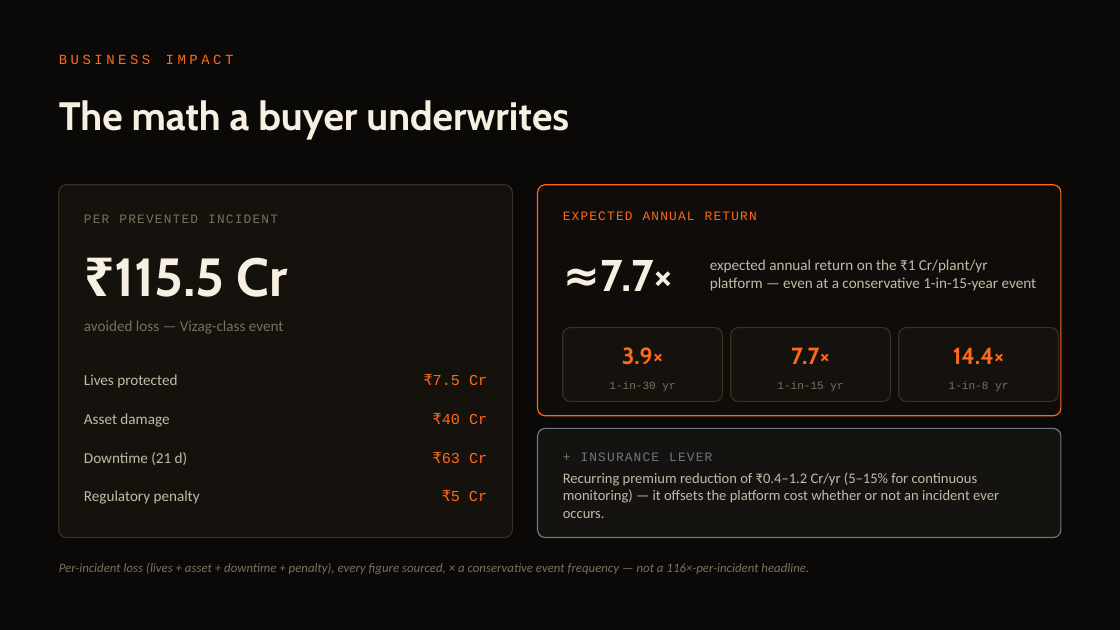
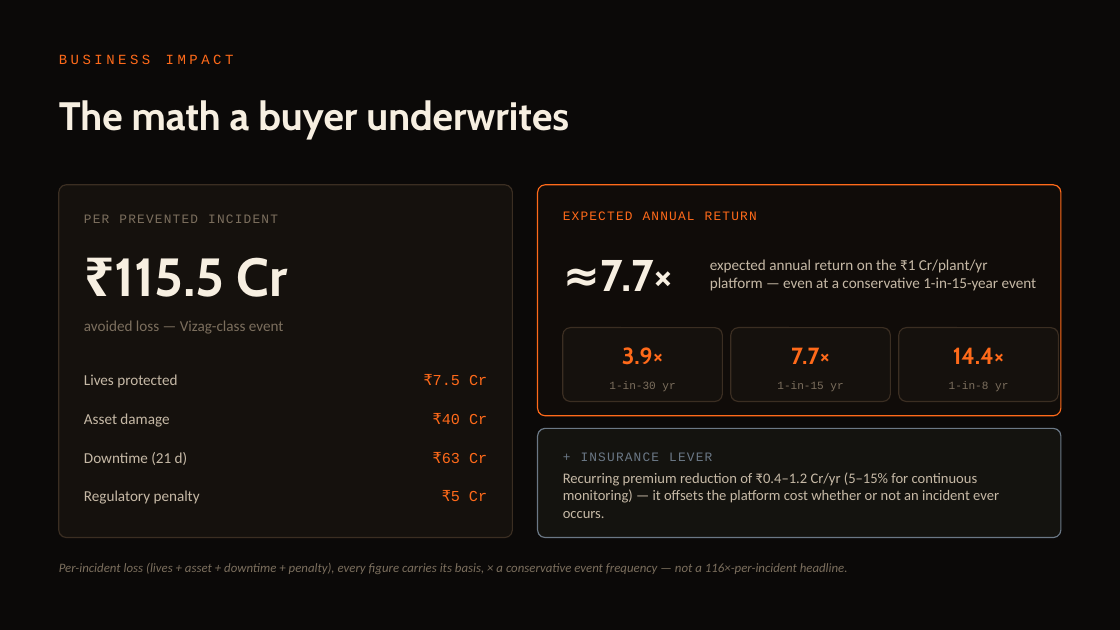
Before and after one commit to SaudSatopay/trinetra, a slide deck: slide 12 of docs/Trinetra_Deck.pptx (slide 11 before the commit). Drawn at 1120x630 pixels with LibreOffice and Linux fonts; fonts in the diff are those of the drawing. Boxes give left, top, right and bottom in pixels: in the first picture for what was removed or moved away, otherwise in the second. Text is boxed around its words. In the diff, an @@ line names an element or a change of style, - is before the commit and + after.

```diff
--- a/docs/Trinetra_Deck.pptx
+++ b/docs/Trinetra_Deck.pptx
@@ text at <box>59,563,848,574</box>: text changed @@
-Per-incident loss (lives + asset + downtime + penalty), every figure sourced, × a conservative event frequency — not a 116×-per-incident headline.
+Per-incident loss (lives + asset + downtime + penalty), every figure carries its basis, × a conservative event frequency — not a 116×-per-incident headline.
```
Also in this commit, not shown: 5 other slides changed, 2 slides added, 5 other files.
